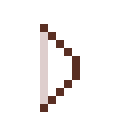
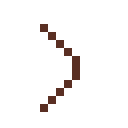
Before/after of a 128 × 128 layered artwork. What changed in the layer stack:
renamed "Background" to "Bow", painted on it over [40, 32, 48, 104]
